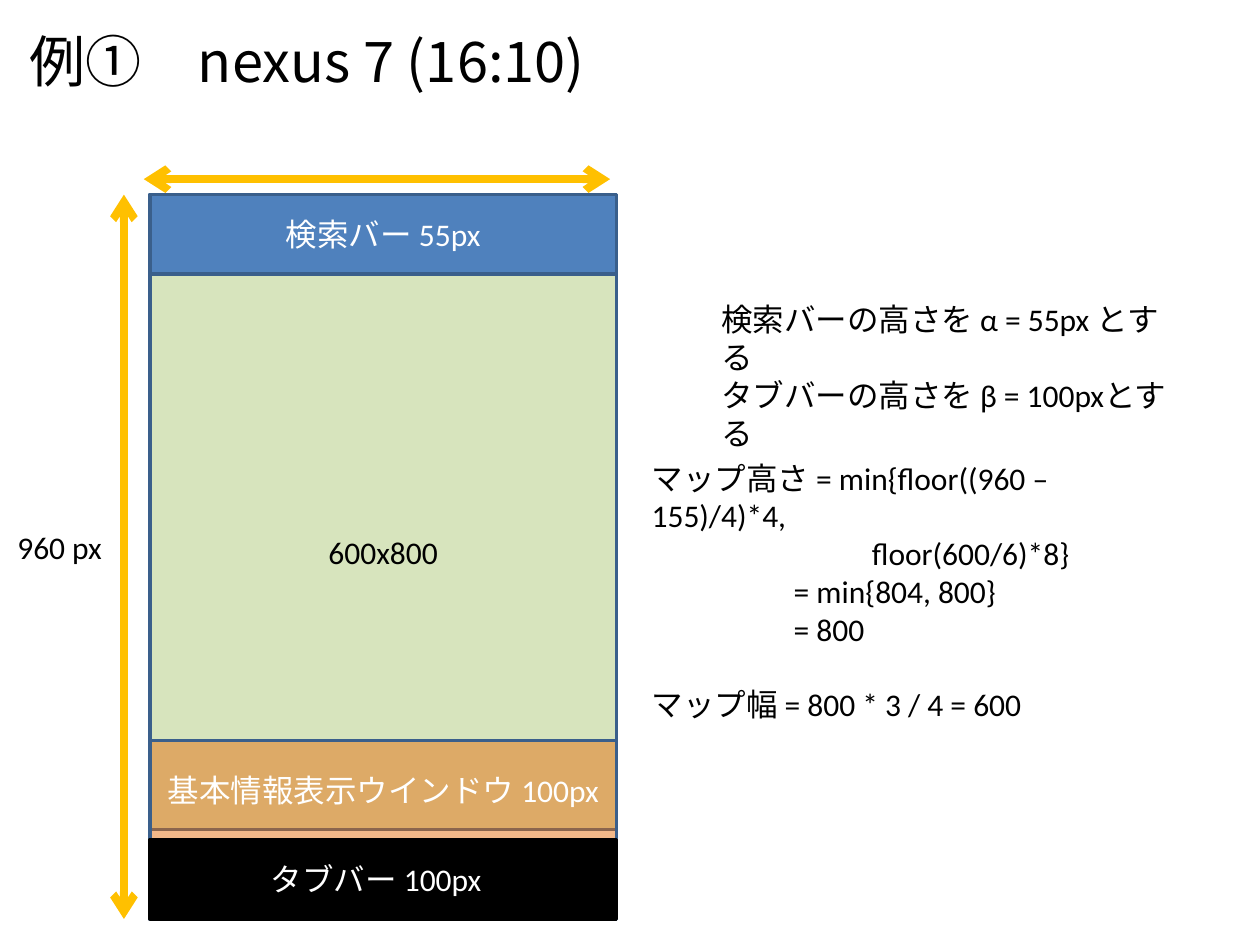
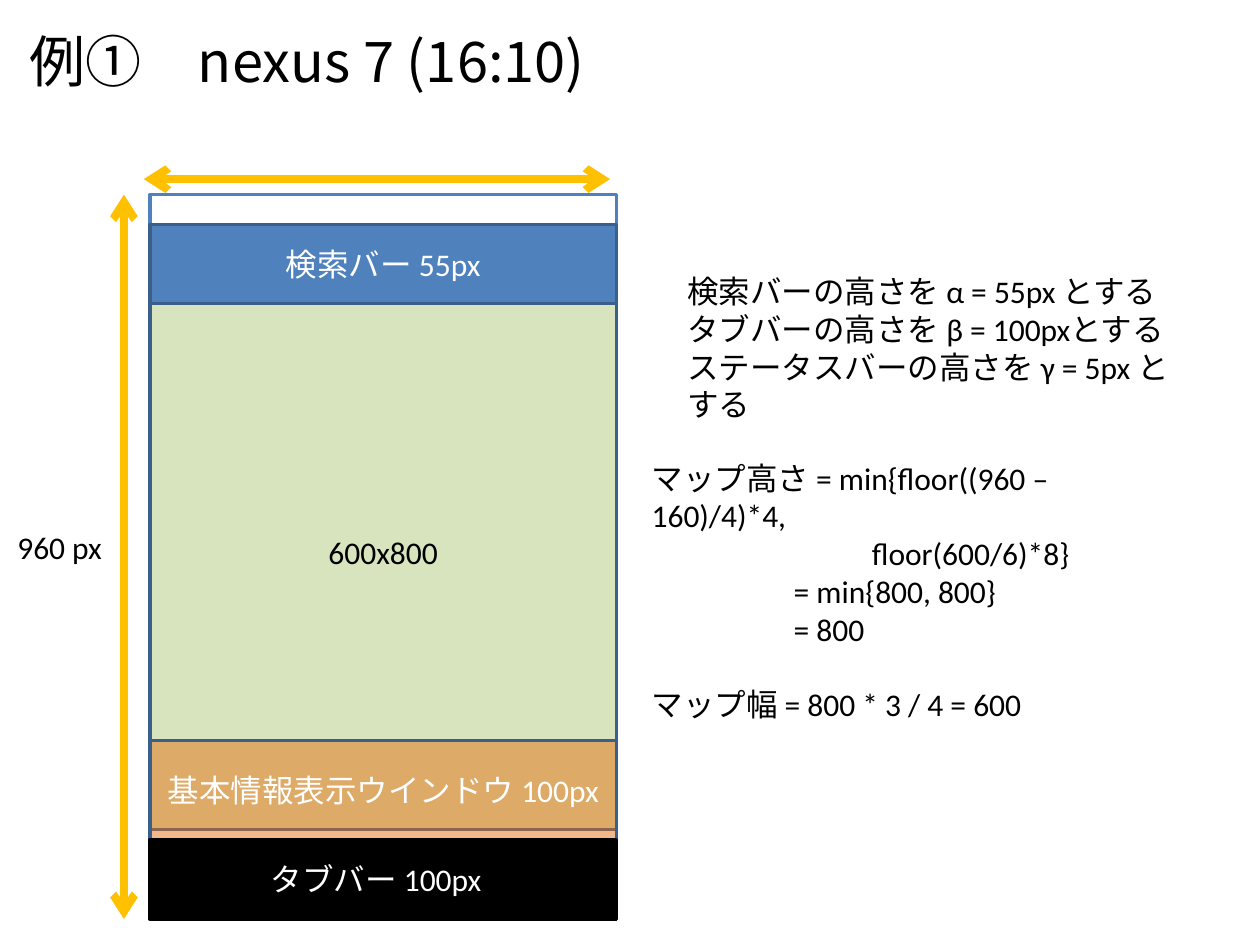
Before and after one commit to Tsukuba-SAY/documents, a slide deck: slide 10 of レイアウトに関する要求.pptx (slide 4 before the commit). Drawn at 1260x945 pixels with LibreOffice and Linux fonts; fonts in the diff are those of the drawing. Boxes give left, top, right and bottom in pixels: in the first picture for what was removed or moved away, otherwise in the second. Text is boxed around its words. In the diff, an @@ line names an element or a change of style, - is before the commit and + after.

```diff
--- a/レイアウトに関する要求.pptx
+++ b/レイアウトに関する要求.pptx
@@ rectangle "検索バー 55px": place and size @@
-rectangle "検索バー 55px" at (150,195,616,275)
+rectangle "検索バー 55px" at (150,224,616,304)
@@ text "検索バーの高さを α = 55px とする": place and size @@
-text "検索バーの高さを α = 55px とする" at (721,304,1159,413)
+text "検索バーの高さを α = 55px とする" at (687,276,1169,384)
@@ text at (687,352,1169,384): paragraph added @@
+ステータスバーの高さを γ = 5px とする
@@ text at (652,463,1069,608): text changed @@
-  マップ高さ = min{floor((960 – 155)/4)*4,
-  floor(600/6)*8}
-  = min{804, 800}
+  マップ高さ = min{floor((960 – 160)/4)*4,
+  floor(600/6)*8}
+  = min{800, 800}
```
Also in this commit, not shown: 5 other slides changed, 1 slide added.
